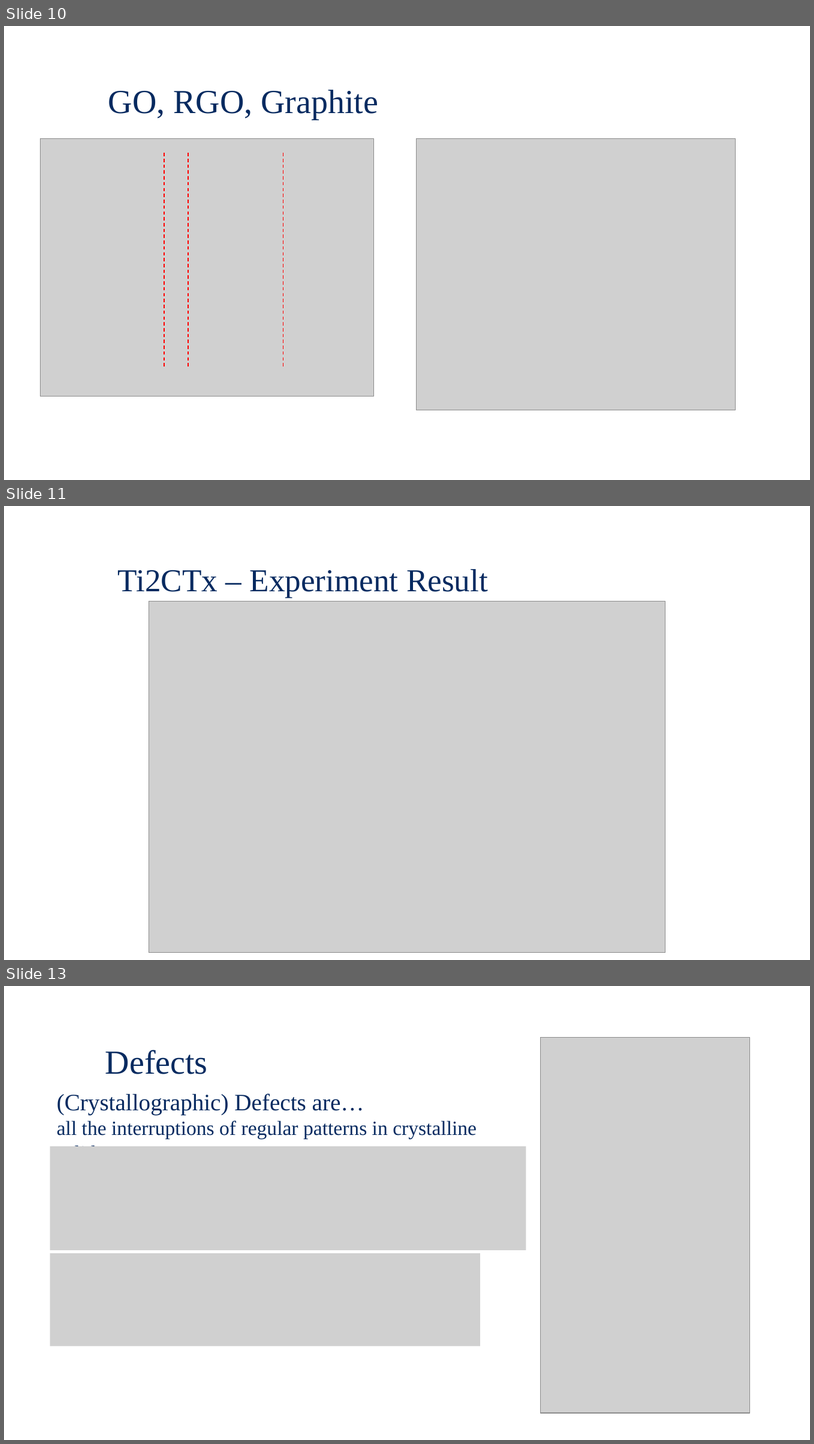
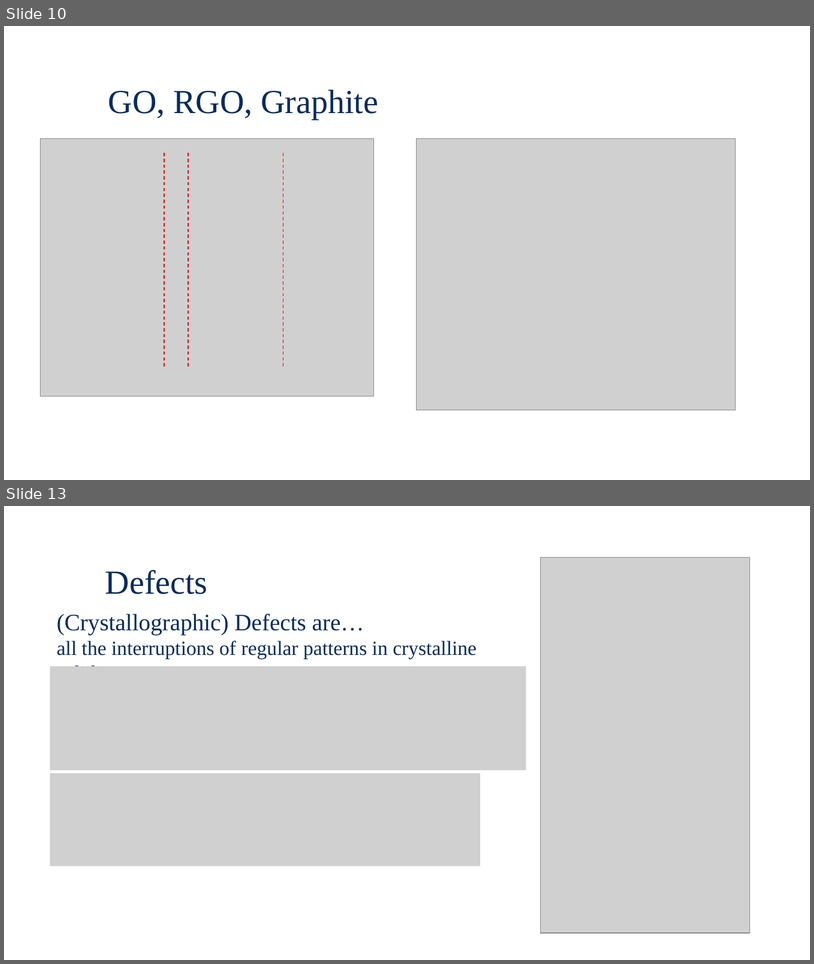
Before and after one commit to Waterbird20/APL2, a slide deck: Raman_Final Presentation.pptx. Shown one above the other, each under a label of ours: slides 10, 11 and 13 before the commit, slides 10 and 13 after it; the slides between them are not shown. The pictures are 814x1444 and 814x964 pixels, drawn with LibreOffice and Linux fonts; fonts in the diff are those of the drawing; grey boxes stand for pictures; background and template pictures are left out. Boxes give left, top, right and bottom in pixels: in the first picture for what was removed or moved away, otherwise in the second. Text is boxed around its words. In the diff, an @@ line names an element or a change of style, - is before the commit and + after.

```diff
--- a/Raman_Final Presentation.pptx
+++ b/Raman_Final Presentation.pptx
@@ slide 11 removed at box(4, 506, 810, 960), background picture (left out) @@
@@ text removed at box(118, 569, 488, 598) @@
-Ti2CTx – Experiment Result
@@ picture removed at box(149, 601, 666, 952) @@
```
Also in this commit, not shown: 3 slides changed, 1 slide added, 1 other file.
